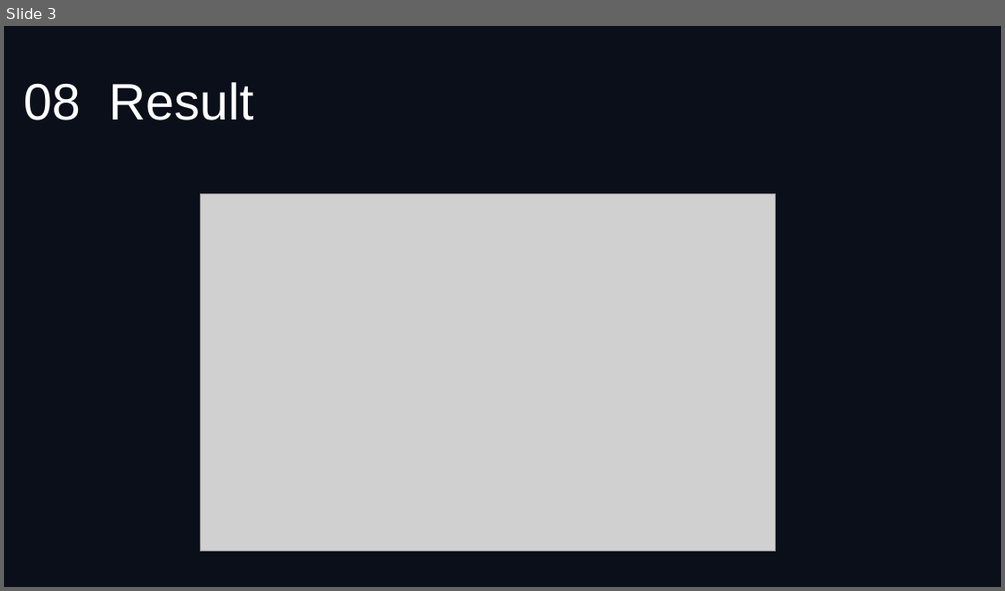
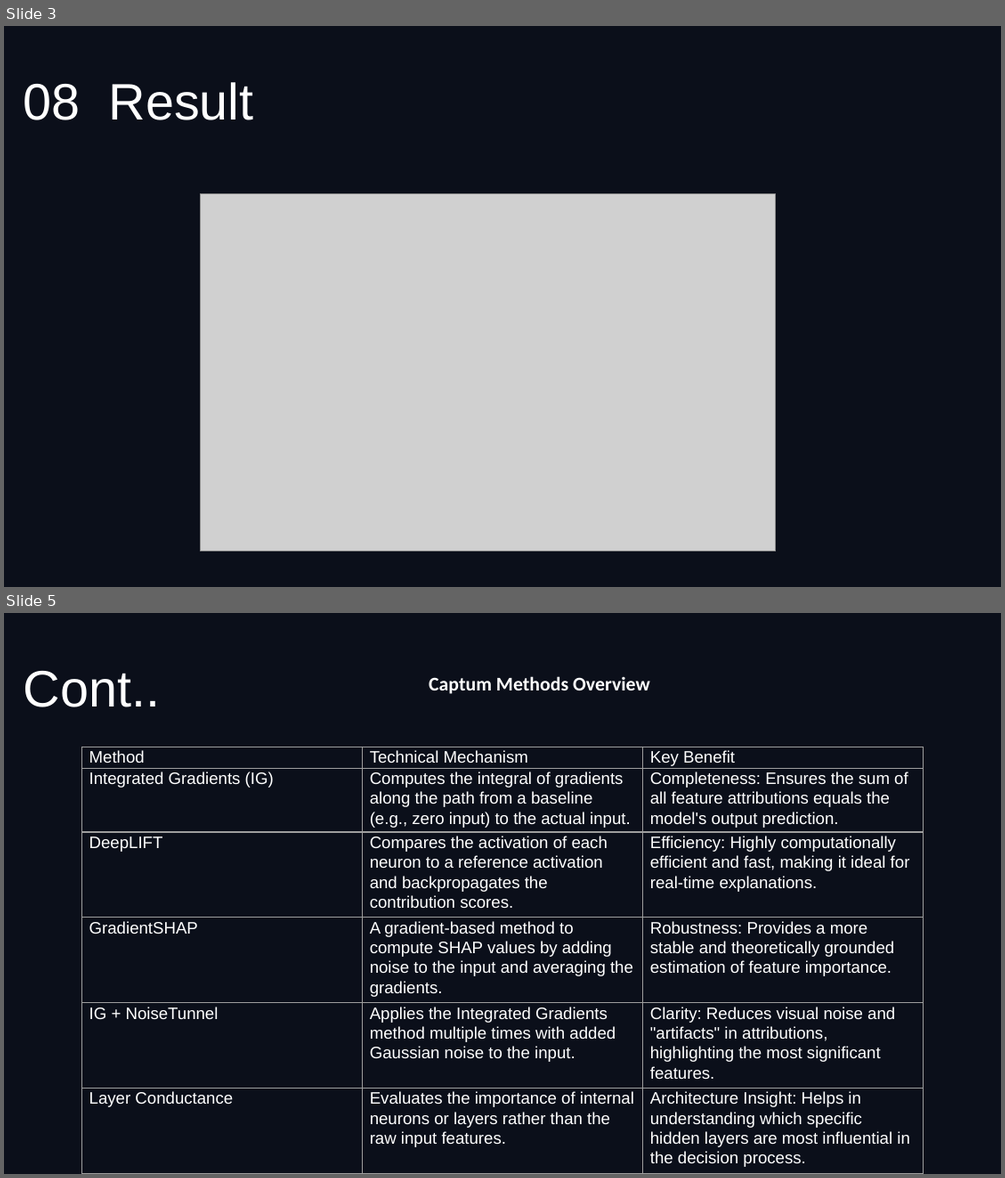
Before and after one commit to Anfal2004/XAI_M2, a slide deck: ST4CS_PPT.pptx. Shown one above the other, each under a label of ours: slide 3 before the commit, slides 3 and 5 after it; the slides between them are not shown. The pictures are 1005x591 and 1005x1178 pixels, drawn with LibreOffice and Linux fonts; fonts in the diff are those of the drawing; grey boxes stand for pictures; background and template pictures are left out. Boxes give left, top, right and bottom in pixels: in the first picture for what was removed or moved away, otherwise in the second. Text is boxed around its words. In the diff, an @@ line names an element or a change of style, - is before the commit and + after.

```diff
--- a/ST4CS_PPT.pptx
+++ b/ST4CS_PPT.pptx
@@ slide 5 added at <box>4,613,1001,1174</box>, background picture (left out) @@
@@ title added at <box>24,671,160,707</box>, 37 pt, text #FFFFFF @@
+Cont..
@@ text added at <box>429,676,650,694</box>, 14 pt, text #FFFFFF, bold @@
+Captum Methods Overview
@@ table added at <box>81,747,922,1170</box>, 6 rows, 3 columns @@
+Method | Technical Mechanism | Key Benefit
+Integrated Gradients (IG) | Computes the integral of gradients along the path from a baseline (e.g., zero input) to the actual input. | Completeness: Ensures the sum of all feature attributions equals the model's output prediction.
+DeepLIFT | Compares the activation of each neuron to a reference activation and backpropagates the contribution scores. | Efficiency: Highly computationally efficient and fast, making it ideal for real-time explanations.
+GradientSHAP | A gradient-based method to compute SHAP values by adding noise to the input and averaging the gradients. | Robustness: Provides a more stable and theoretically grounded estimation of feature importance.
+IG + NoiseTunnel | Applies the Integrated Gradients method multiple times with added Gaussian noise to the input. | Clarity: Reduces visual noise and "artifacts" in attributions, highlighting the most significant features.
+Layer Conductance | Evaluates the importance of internal neurons or layers rather than the raw input features. | Architecture Insight: Helps in understanding which specific hidden layers are most influential in the decision process.
```
Also in this commit, not shown: 4 other slides added.
